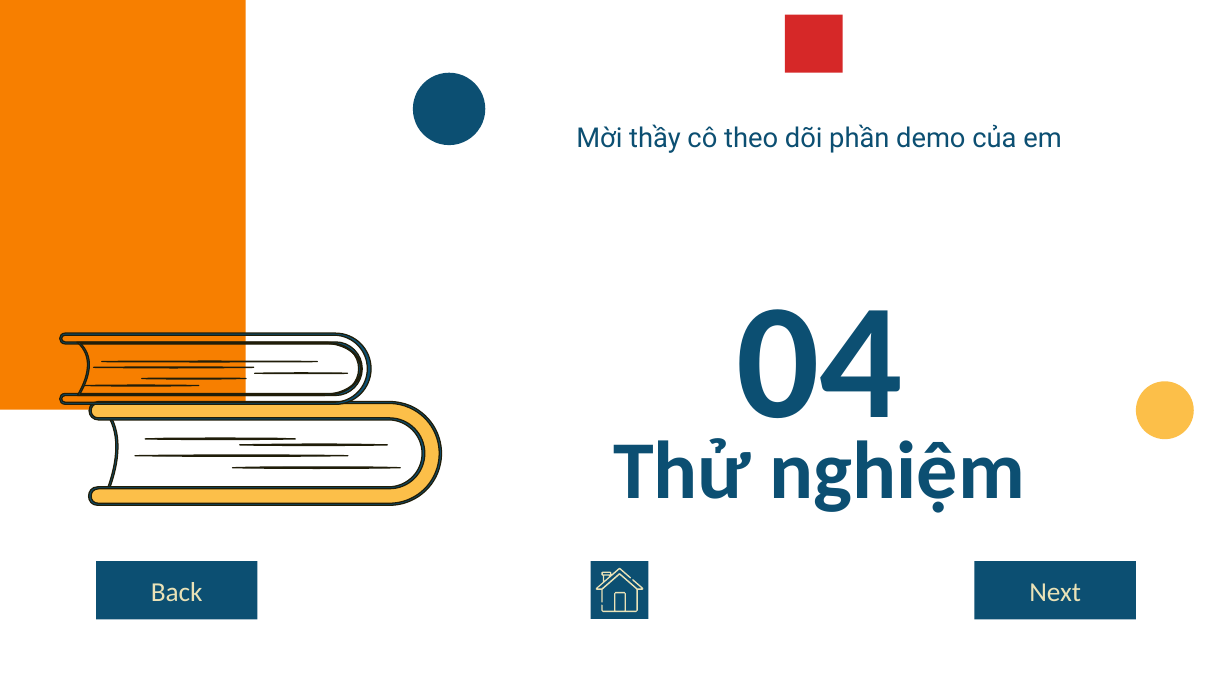
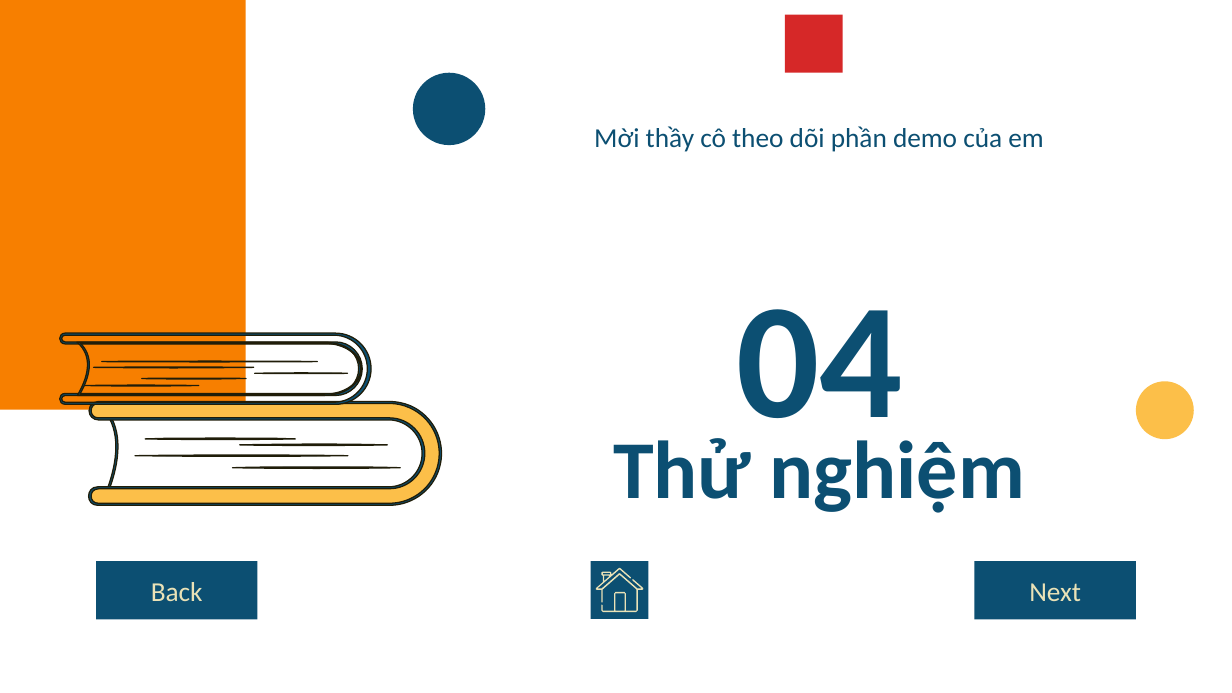
Before and after one commit to npackr/for-mqtt-dashboard, a slide deck: slide 11 of document/presentation.pptx. Drawn at 1232x693 pixels with LibreOffice and Linux fonts; fonts in the diff are those of the drawing. Boxes give left, top, right and bottom in pixels: in the first picture for what was removed or moved away, otherwise in the second. Text is boxed around its words. In the diff, an @@ line names an element or a change of style, - is before the commit and + after.

```diff
--- a/document/presentation.pptx
+++ b/document/presentation.pptx
@@ subtitle "Mời thầy cô theo dõi ..." at (594, 126, 1043, 152): font Roboto to Calibri @@
```
Also in this commit, not shown: 9 other slides changed, 6 slides added, 1 slide removed.
